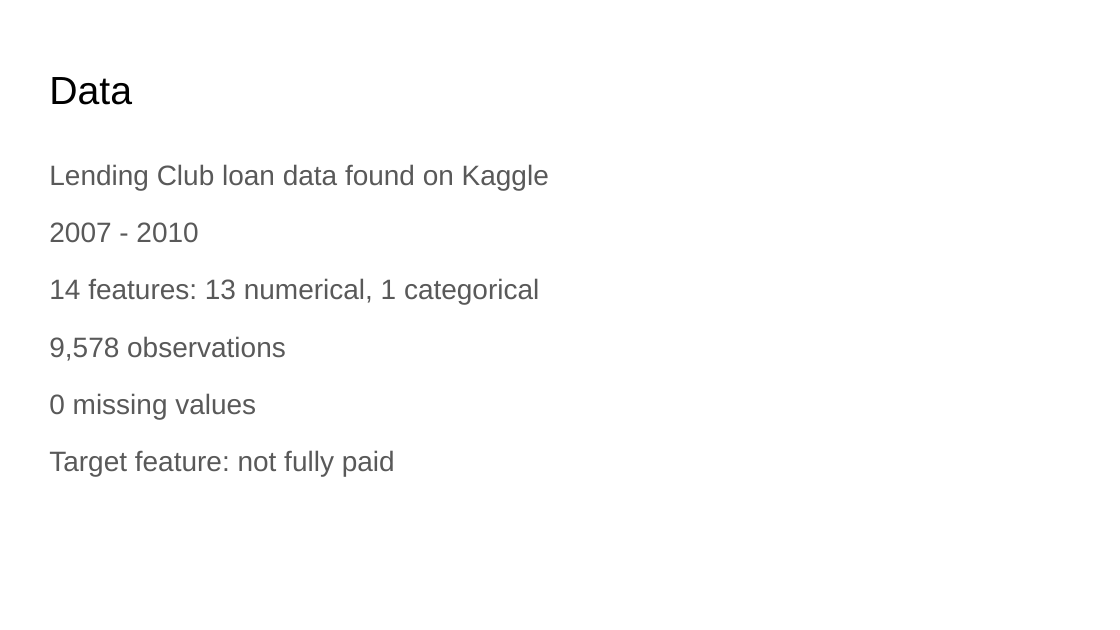
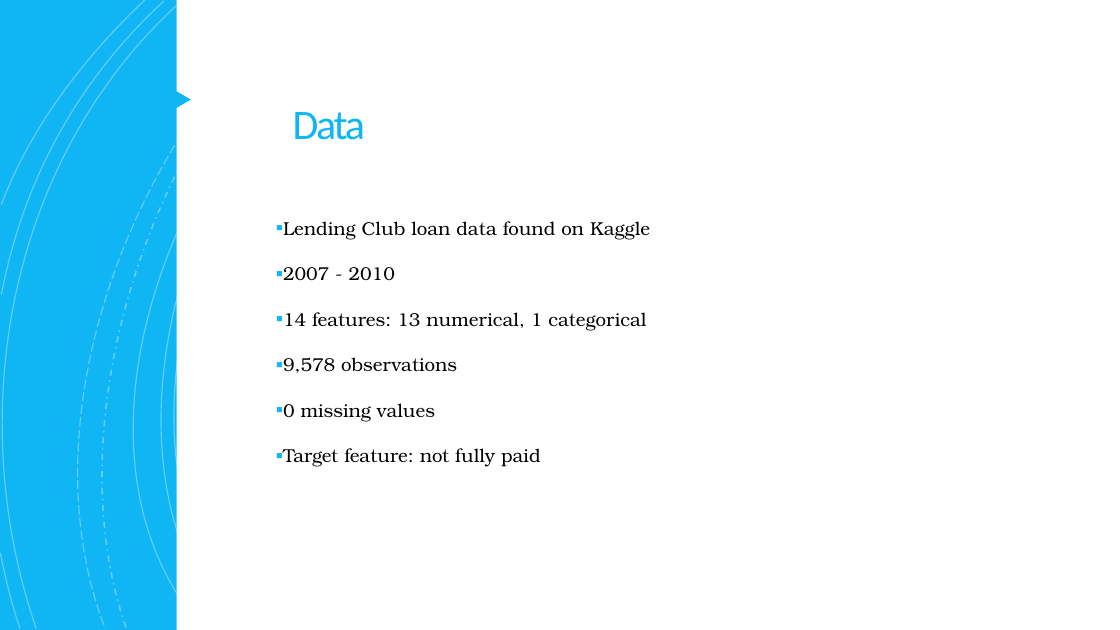
Before and after one commit to mathisme/ThinkfulSLCap, a slide deck: slide 4 of Capstone2.pptx. Drawn at 1120x630 pixels with LibreOffice and Linux fonts; fonts in the diff are those of the drawing. Boxes give left, top, right and bottom in pixels: in the first picture for what was removed or moved away, otherwise in the second. Text is boxed around its words. In the diff, an @@ line names an element or a change of style, - is before the commit and + after.

```diff
--- a/Capstone2.pptx
+++ b/Capstone2.pptx
@@ rectangle added at bbox=[0, 0, 1120, 630], fill #10B6F4 @@
@@ group added at bbox=[0, 0, 475, 628]: 12 freeform shapes @@
@@ group added at bbox=[0, 0, 475, 628]: 12 freeform shapes @@
@@ rectangle added at bbox=[177, 0, 1120, 630], fill #FFFFFF @@
@@ triangle added at bbox=[167, 85, 190, 113], fill #10B6F4 @@
@@ title "Data": place and size @@
-title "Data" at bbox=[49, 77, 132, 105]
+title "Data" at bbox=[293, 112, 365, 140]
@@ title "Data" at bbox=[293, 112, 365, 140]: size 25.2 to 27 pt, font Arial to Calibri, text colour #000000 to #10B6F4, letter spacing 0 to -1.5 pt; line spacing 1 to 0.85 @@
@@ text "Lending Club loan data found ...": place and size @@
-text "Lending Club loan data found ..." at bbox=[49, 164, 549, 476]
+text "Lending Club loan data found ..." at bbox=[283, 221, 650, 467]
@@ text "Lending Club loan data found ..." at bbox=[283, 221, 650, 467]: size 18 to 12 pt, font Arial to TeX Gyre Bonum, text colour #595959 to #000000; bullet none to ▪; line spacing 1.15 to 1.2 @@
```
Also in this commit, not shown: 18 other slides changed.
